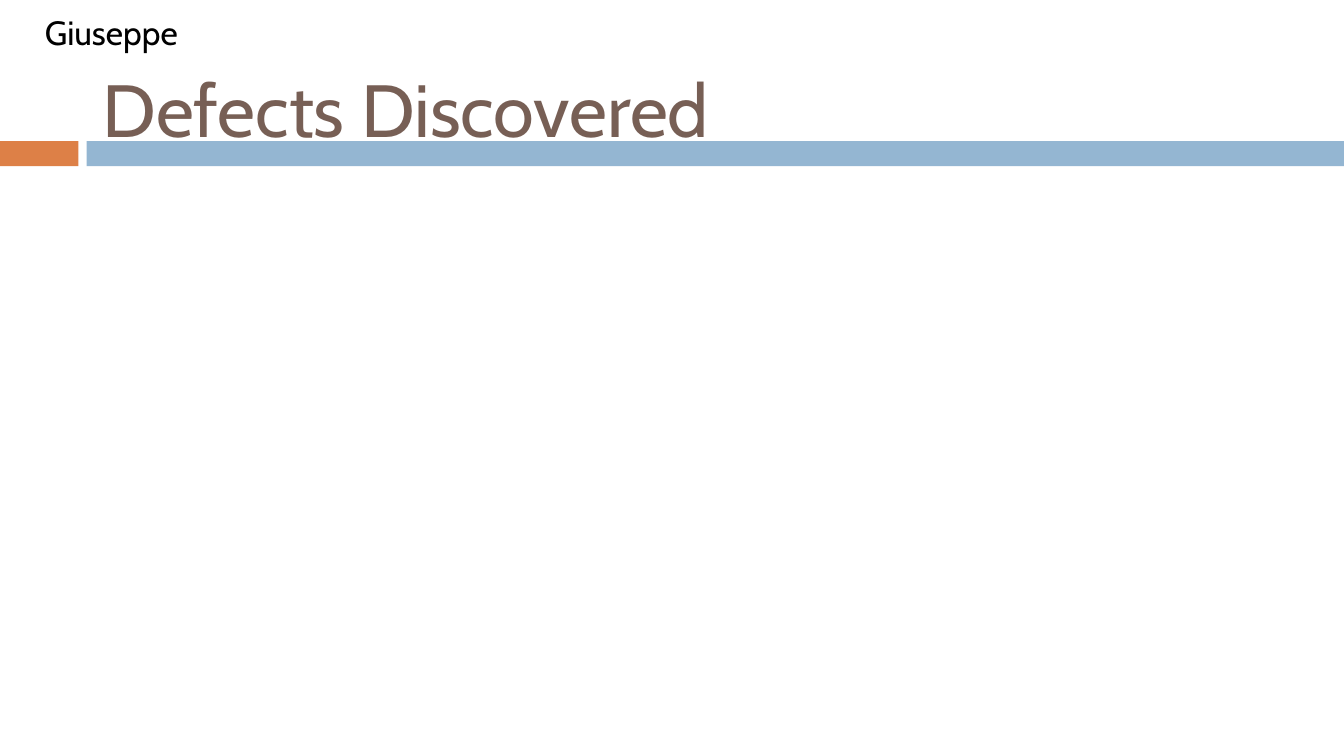
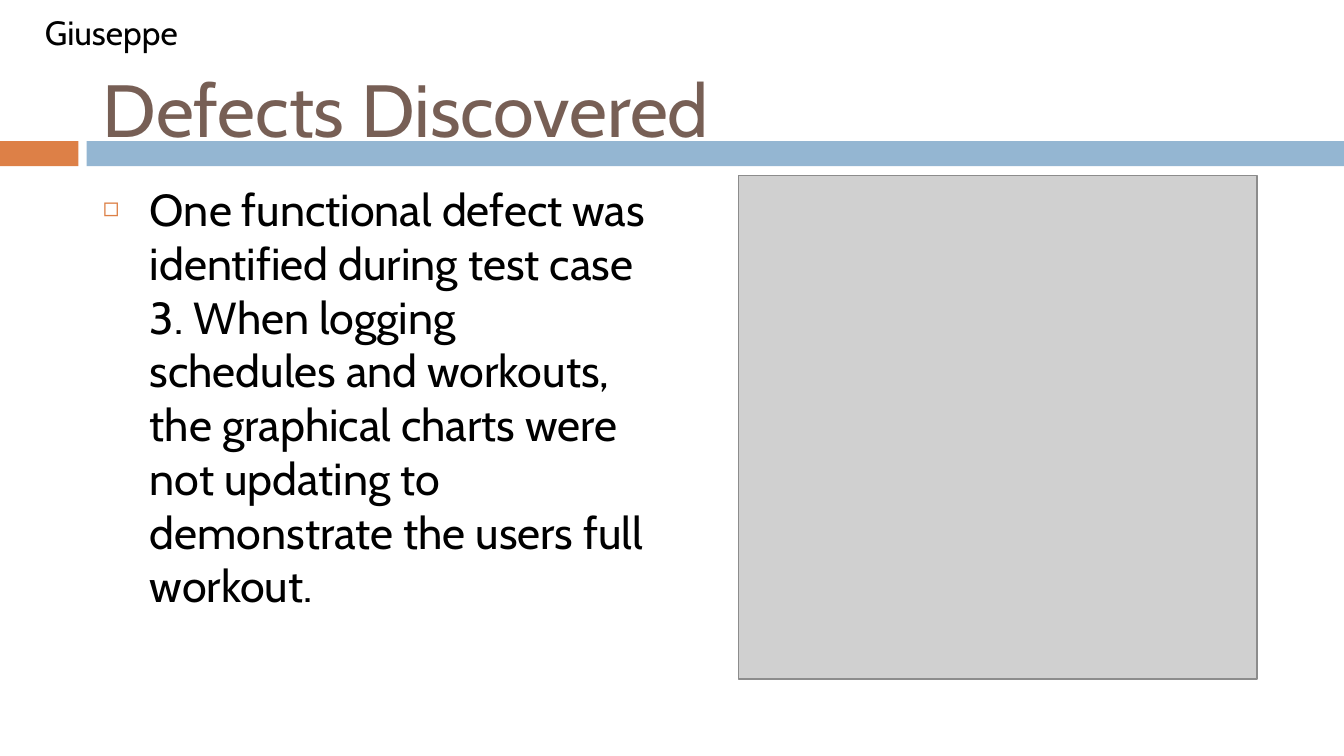
Before and after one commit to gvaccaro21/CS633---Term-Project, a slide deck: slide 34 of Final Presenation/CS_633_Zac3_term_project_report_FINAL_draft.pptx. Drawn at 1344x756 pixels with LibreOffice and Linux fonts; fonts in the diff are those of the drawing; grey boxes stand for pictures; background and template pictures are left out. Boxes give left, top, right and bottom in pixels: in the first picture for what was removed or moved away, otherwise in the second. Text is boxed around its words. In the diff, an @@ line names an element or a change of style, - is before the commit and + after.

Commit message:
Added final slide to the deck.

```diff
--- a/Final Presenation/CS_633_Zac3_term_project_report_FINAL_draft.pptx
+++ b/Final Presenation/CS_633_Zac3_term_project_report_FINAL_draft.pptx
@@ picture added at bbox=[738, 175, 1257, 679] @@
@@ text added at bbox=[150, 192, 645, 603], 24 pt, text #000000 @@
+◻ One functional defect was identified during test case 3. When logging schedules and workouts, the graphical charts were not updating to demonstrate the users full workout.
```
Also in this commit, not shown: 2 other files.
